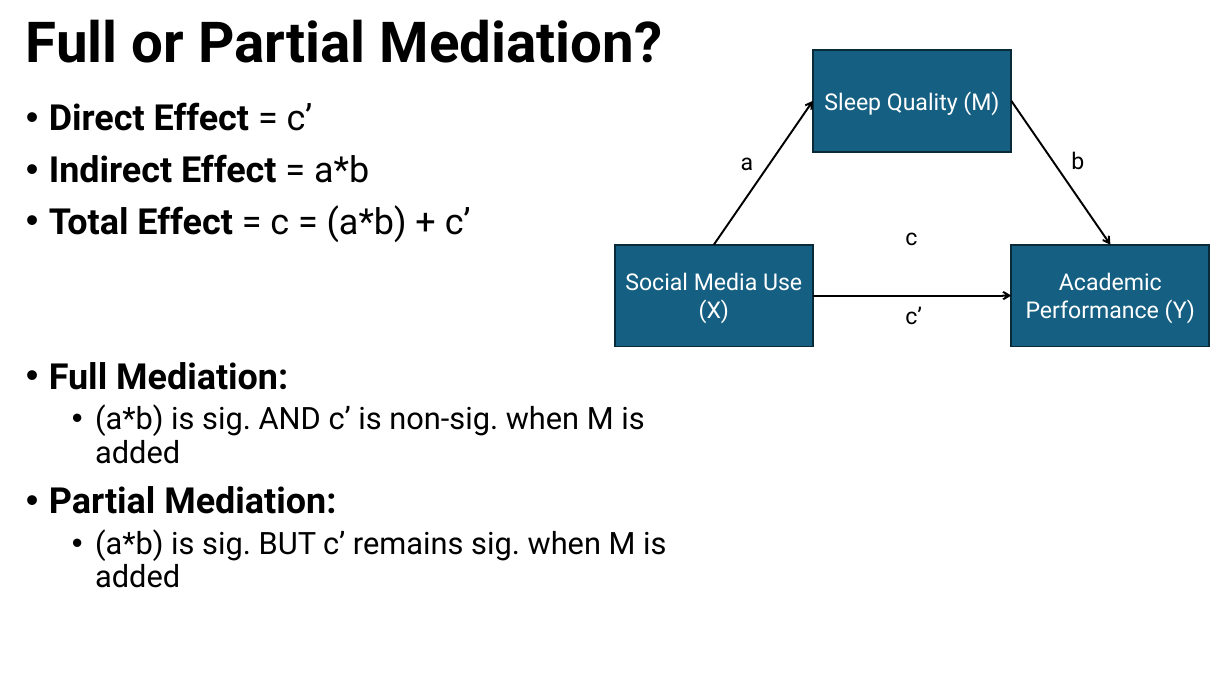
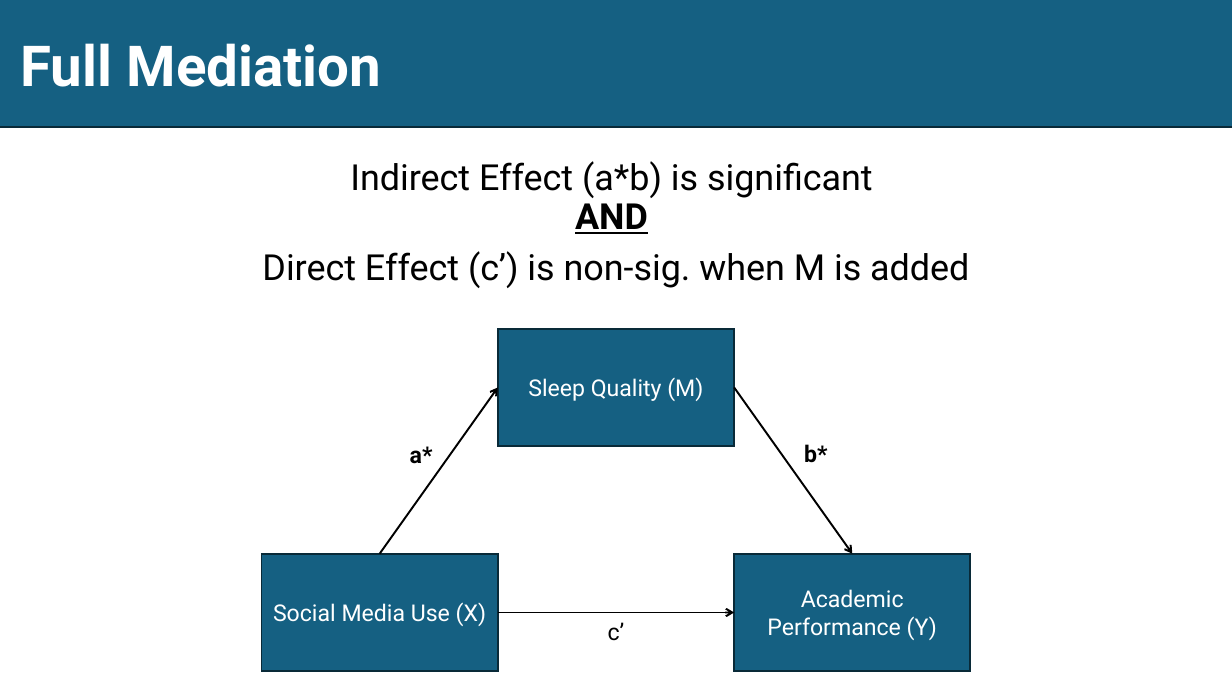
Before and after one commit to EwokOzwok/Data-Analysis-II---CBHPAR-Seminar, a slide deck: slide 12 of Data Analysis II - Mediation and Moderation.pptx. Drawn at 1232x693 pixels with LibreOffice and Linux fonts; fonts in the diff are those of the drawing. Boxes give left, top, right and bottom in pixels: in the first picture for what was removed or moved away, otherwise in the second. Text is boxed around its words. In the diff, an @@ line names an element or a change of style, - is before the commit and + after.

Commit message:
Mediation Updates

```diff
--- a/Data Analysis II - Mediation and Moderation.pptx
+++ b/Data Analysis II - Mediation and Moderation.pptx
@@ rectangle added at bbox=[0, 0, 1232, 127], fill #156082, outline #092A39 1.5 pt @@
@@ title at bbox=[21, 43, 382, 87]: text changed; text colour #000000 to #FFFFFF @@
-Full or Partial Mediation?
+Full Mediation
@@ text at bbox=[262, 161, 969, 288]: text changed @@
-• Direct Effect = c’
-• Indirect Effect = a*b
-• Total Effect = c = (a*b) + c’
-• Full Mediation:
-  • (a*b) is sig. AND c’ is non-sig. when M is added
-• Partial Mediation:
-  • (a*b) is sig. BUT c’ remains sig. when M is added
+Indirect Effect (a*b) is significant
+AND
+Direct Effect (c’) is non-sig. when M is added
@@ rectangle "Sleep Quality (M)": place and size @@
-rectangle "Sleep Quality (M)" at bbox=[813, 50, 1012, 152]
+rectangle "Sleep Quality (M)" at bbox=[498, 329, 735, 446]
@@ text removed at bbox=[905, 306, 922, 325] @@
-c’
@@ arrow moved from (714, 245) - (813, 101) to (380, 554) - (498, 387) @@
@@ arrow moved from (1011, 101) - (1111, 245) to (735, 387) - (852, 554) @@
@@ text at bbox=[410, 446, 433, 464]: text changed; bold on @@
-a
+a*
@@ text at bbox=[804, 444, 827, 463]: text changed; bold on @@
-b
+b*
@@ rectangle "Social Media Use (X)": place and size @@
-rectangle "Social Media Use (X)" at bbox=[615, 245, 813, 347]
+rectangle "Social Media Use (X)" at bbox=[262, 554, 498, 671]
@@ rectangle "Academic Performance (Y)": place and size @@
-rectangle "Academic Performance (Y)" at bbox=[1011, 245, 1210, 347]
+rectangle "Academic Performance (Y)" at bbox=[735, 554, 971, 671]
@@ arrow moved from (813, 296) - (1011, 296) to (498, 613) - (735, 613) @@
@@ text at bbox=[608, 622, 625, 641]: text changed @@
-c
+c’
```
Also in this commit, not shown: 7 other slides changed, 1 slide added, 3 other files.
